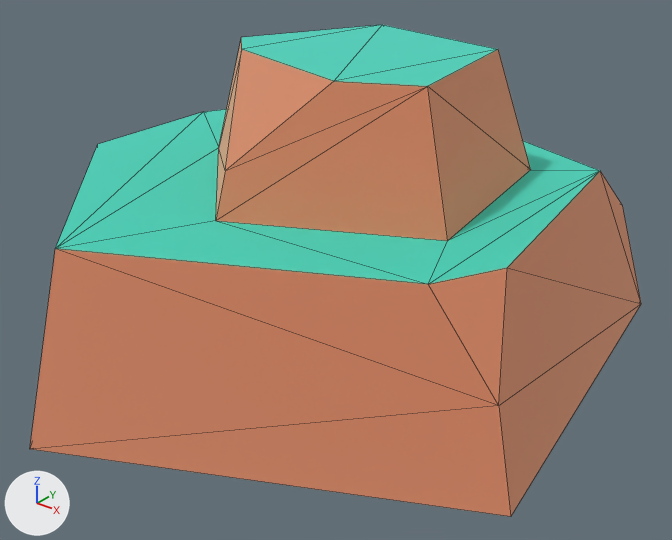
A saved change to the glTF model packs/nature-kit/rock-smalltopa.glb.
One viewpoint serves both versions: a 50 mm lens placed at (0.43, -0.504, 0.315), pointed at (0.032, -0.007, 0.007). The axes (+X, +Y, +Z) are drawn at lower left. The lights are the same throughout. The first picture is the older version. Mesh edges are drawn as thin lines. Where no turn or scale is listed for an object, it has been applied to the vertices.

In view in the first picture: 'rock_smallTopA'.
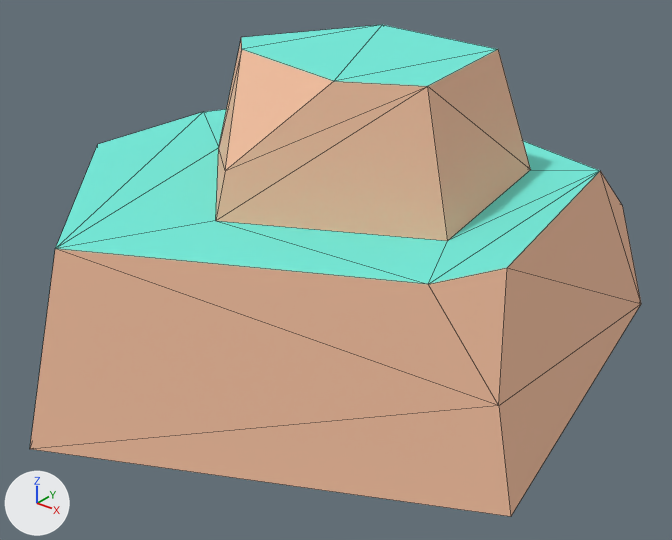
Boxes (x1, y1, x2, y2) around the edits, measured in the pictures (672 x 540 px):
'rock_smallTopA', surface changed: (30, 25, 641, 517) in both

The change in detail:
In material 'dirt' (mat_dirt), metallic goes from 1.0 to 0.0.
In material 'grass' (mat_grass), metallic goes from 1.0 to 0.0.
Object 'tmpParent' (ob_tmpparent) is deleted.
